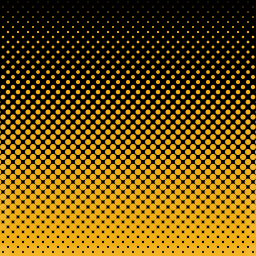
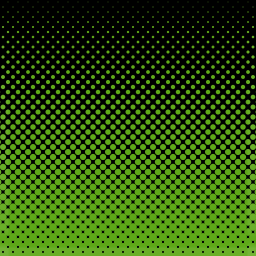
Two versions of the same layered image (256px x 256px). Layer-by-layer changes:
hid "yellow_concrete" over box(0, 1, 256, 256)
added layer "lime_concrete" (multiply) above "Invert 1" over box(0, 1, 256, 256)
